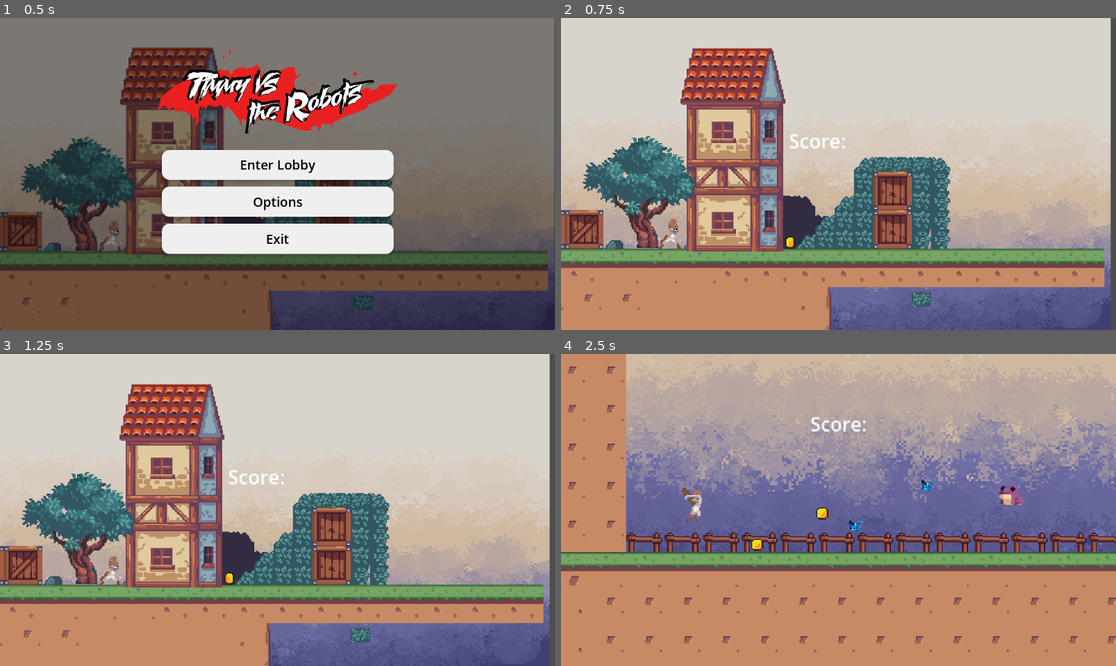
Above: before the commit, frames 1-4 (two rows, left to right).
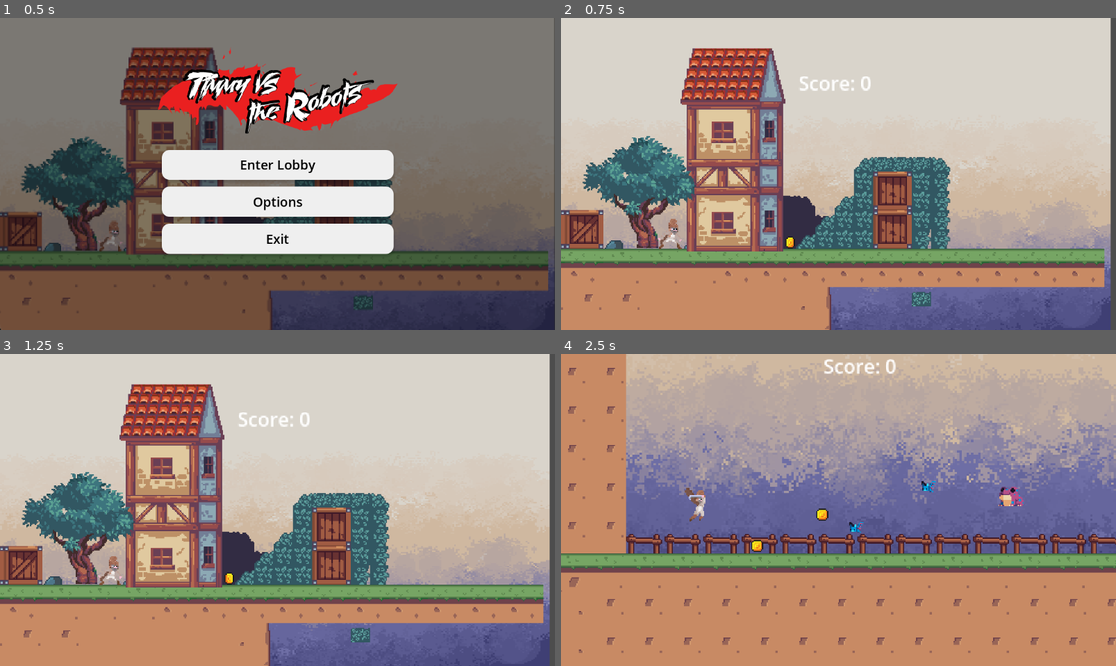
Above: after the commit, the same moments.

Repository: D1zan/TVR
Game: Godot game, scene res://Scenes/main_menu.tscn
Two runs of this game, one before a commit and one after it. Both use one fixed random seed, a clock stepped at 60 frames per second and the inputs below.
Inputs (mouse positions are in pixels of both pictures, inside the frame that each line leads up to):
- Up to frame 1 (0.5 s): no input
- Up to frame 2 (0.75 s): click "Enter Lobby" at 0.5 s
- Up to frame 3 (1.25 s): no input
- Up to frame 4 (2.5 s): tap Enter (ui_accept) at 1.25 s; move the mouse to (960, 494) at 1.27 s; hold D (right) from 1.28 s (still down); click (960, 494) at 1.35 s; tap Space (jump) at 1.52, 2.27 s; move the mouse to (727, 525) at 2.02 s; right-click (727, 525) at 2.1 s

Frame 1 is identical in both runs. In frame 2, 0.4% of the frame differs, in the area x 41-56%, y 18-42%; in frame 3, 0.4%; in frame 4, 8.9%, in the area x 0-100%, y 1-96%.

Commit message:
global coin

Diff:
--- a/Scenes/fireball.tscn
+++ b/Scenes/fireball.tscn
@@ -60,15 +60,17 @@
 script = ExtResource("1_3exru")
 
 [node name="Sprite" type="AnimatedSprite2D" parent="."]
-position = Vector2(-10, 6.25)
+position = Vector2(-102, 38)
 scale = Vector2(0.708861, 0.801587)
 sprite_frames = SubResource("SpriteFrames_o5lyf")
-frame_progress = 0.299153
+frame_progress = 0.57819
 
 [node name="CollisionShape2D" type="CollisionShape2D" parent="."]
-position = Vector2(-19, 14)
+position = Vector2(-112, 45)
 shape = SubResource("CircleShape2D_3jiin")
 
 [node name="VisibleOnScreenEnabler2D" type="VisibleOnScreenEnabler2D" parent="."]
-position = Vector2(-15.5, 13)
-scale = Vector2(0.45, 1)
+position = Vector2(-111.75, 47)
+scale = Vector2(0.575, 1)
+
+[connection signal="screen_exited" from="VisibleOnScreenEnabler2D" to="." method="_on_visible_on_screen_enabler_2d_screen_exited"]
--- a/Scenes/player.tscn
+++ b/Scenes/player.tscn
@@ -440,10 +440,10 @@
 position_smoothing_enabled = true
 
 [node name="Control" parent="Camera2D" instance=ExtResource("2_jjvpk")]
-offset_left = 97.0
-offset_top = -84.0
-offset_right = 151.0
-offset_bottom = -43.0
+offset_left = 105.0
+offset_top = -132.0
+offset_right = 159.0
+offset_bottom = -91.0
 
 [node name="stage2_cam" type="Camera2D" parent="."]
 position = Vector2(-2, -1)
@@ -476,4 +476,6 @@
 offset_bottom = -13.0
 show_percentage = false
 
+[node name="Marker2D" type="Marker2D" parent="."]
+
 [connection signal="animation_finished" from="AnimatedSprite2D" to="." method="_on_animated_sprite_2d_animation_finished"]
--- a/Scenes/stage_1.tscn
+++ b/Scenes/stage_1.tscn
@@ -82,7 +82,7 @@
 shape = SubResource("RectangleShape2D_waxq8")
 
 [node name="Player" parent="." instance=ExtResource("3_yevh6")]
-position = Vector2(-146, -35)
+position = Vector2(-143, -36)
 
 [node name="toxicFrog" parent="." instance=ExtResource("6_dhseg")]
 position = Vector2(126, -49)
--- a/Scenes/stage_2.tscn
+++ b/Scenes/stage_2.tscn
@@ -1,10 +1,10 @@
-[gd_scene load_steps=12 format=3 uid="uid://mx3i168fcdb6"]
+[gd_scene load_steps=12 format=3 uid="uid://dsfnwcuub47tb"]
 
 [ext_resource type="Texture2D" uid="uid://suytxgu4dr2b" path="res://art/download.jpeg" id="1_h74ma"]
 [ext_resource type="Texture2D" uid="uid://b4d4jux37dwgc" path="res://art/brackeys_platformer_assets/sprites/world_tileset.png" id="1_idx2c"]
 [ext_resource type="Script" path="res://Scenes/stage_2.gd" id="1_ksaoy"]
 [ext_resource type="PackedScene" uid="uid://qr1qmwwdvj8w" path="res://Scenes/player.tscn" id="2_vjpyr"]
-[ext_resource type="PackedScene" uid="uid://6ybuysjy0ue7" path="res://Scenes/toxic_frog.tscn" id="5_8rq5a"]
+[ext_resource type="PackedScene" uid="uid://w5hjsiiy717c" path="res://Scripts/toxic_frog.tscn" id="5_8rq5a"]
 [ext_resource type="PackedScene" uid="uid://bx5ey80xltn6k" path="res://Scenes/bat_enemy.tscn" id="6_fi76h"]
 
 [sub_resource type="TileSetAtlasSource" id="TileSetAtlasSource_bvaf2"]
@@ -185,6 +185,7 @@
 
 [node name="toxicFrog" parent="." instance=ExtResource("5_8rq5a")]
 position = Vector2(75, -22)
+script = null
 
 [node name="BatEnemy" parent="." instance=ExtResource("6_fi76h")]
 position = Vector2(90, -81)
--- a/Scripts/global.gd
+++ b/Scripts/global.gd
@@ -1,7 +1,10 @@
 extends Node
 
 
-
+var score: int = 0
+func add_point():
+	score +=1
+	print("Global Score:", score)
 var gameStarted: bool
 var playerBody: CharacterBody2D
 var playerWeaponEquipped: bool
--- a/Scripts/pickup_manager.gd
+++ b/Scripts/pickup_manager.gd
@@ -1,12 +1,17 @@
 extends Node
 
-var score = 0
+
 
 
 @onready var coin_label = $"../Player/Camera2D/Control/CoinLabel"
 
 
+func _ready():
+	update_score_label()
+
 func add_point():
-	score += 1
-	print(score)
-	coin_label.text = "Score: " + str(score)
+	Global.add_point()
+	update_score_label()
+
+func update_score_label():
+	coin_label.text = "Score: " + str(Global.score)
--- a/Scripts/player.gd
+++ b/Scripts/player.gd
@@ -4,7 +4,6 @@
 
 @onready var animated_sprite = $AnimatedSprite2D
 @onready var deal_damage_zone = $DealDamageZone
-
 const speed = 300.0
 const jump_power = -350.0
 
@@ -22,6 +21,7 @@
 
 var fireball_cooldown = true
 var fireball = preload("res://fireball.gd")
+var fireball_equip = false
 
 
 func _ready():
@@ -45,7 +45,9 @@
 		velocity.x = direction * speed
 		if direction ==0:
 			velocity.x = move_toward(velocity.x, 0, speed)
-
+			var player_pos =  deal_damage_zone.position
+			$Marker2D.look_at(player_pos)
+			print(player_pos)
 		if weapon_equip and !current_attack:
 			if Input.is_action_just_pressed("left_mouse") or Input.is_action_just_pressed("right_mouse"):
 				current_attack = true
@@ -169,3 +171,10 @@
 		healthbar.visible = false
 	else:
 		healthbar.visible = true
+
+var player = CharacterBody2D
+func _ready2():
+		player = get_node("DealDamageZone")
+
+		var player_pos =  deal_damage_zone.position
+		print(player_pos)
--- a/fireball.gd
+++ b/fireball.gd
@@ -16,3 +16,11 @@
 func _physics_process(delta):
 	velocity = Vector2(0,-SPEED).rotated(direction)
 	move_and_slide()
+
+
+
+
+
+
+func _on_visible_on_screen_enabler_2d_screen_exited() -> void:
+	queue_free()
--- a/project.godot
+++ b/project.godot
@@ -50,6 +50,11 @@
 "events": [Object(InputEventMouseButton,"resource_local_to_scene":false,"resource_name":"","device":-1,"window_id":0,"a …(259 unchanged characters)…
 ]
 }
+shoot={
+"deadzone": 0.5,
+"events": [Object(InputEventKey,"resource_local_to_scene":false,"resource_name":"","device":-1,"window_id":0,"alt_pressed":false,"shift_pressed":false,"ctrl_pressed":false,"meta_pressed":false,"pressed":false,"keycode":0,"physical_keycode":70,"key_label":0,"unicode":102,"location":0,"echo":false,"script":null)
+]
+}
 
 [rendering]
 
Not shown, added: art/Dacian Warrior Animated Pixel-Art 2D/Idle/.DS_Store
